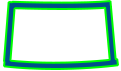
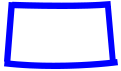
Comparing the layer stacks of the two 121 x 71 images. Changes:
added group "Door 1 Green Blue2" with 4 layers in group "Door 1" over [4, 1, 118, 69]
added layer "Shape 44" (1st of 3, in "Door 1" › "Door 1 Green Blue2") in group "Door 1 Green Blue2" over [4, 65, 118, 69]
added layer "Shape 42" (1st of 3, in "Door 1" › "Door 1 Green Blue2") in group "Door 1 Green Blue2" over [13, 1, 110, 3]
hid group "Door 1 Green" (4 layers) over [4, 1, 118, 69]
